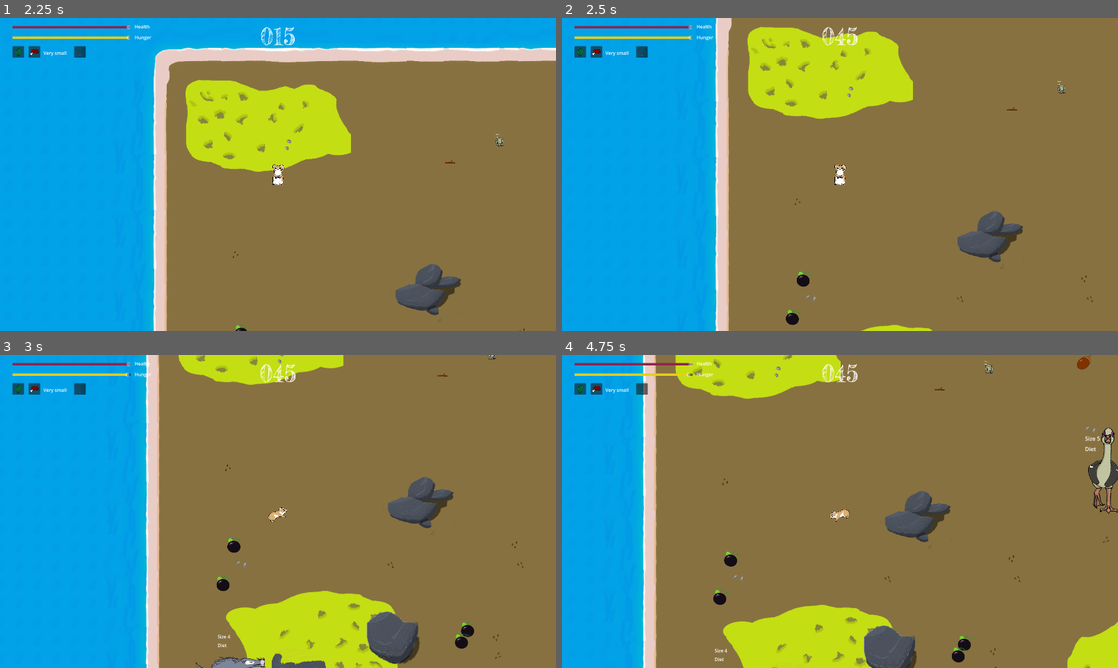
Above: before the commit, frames 1-4 (two rows, left to right).
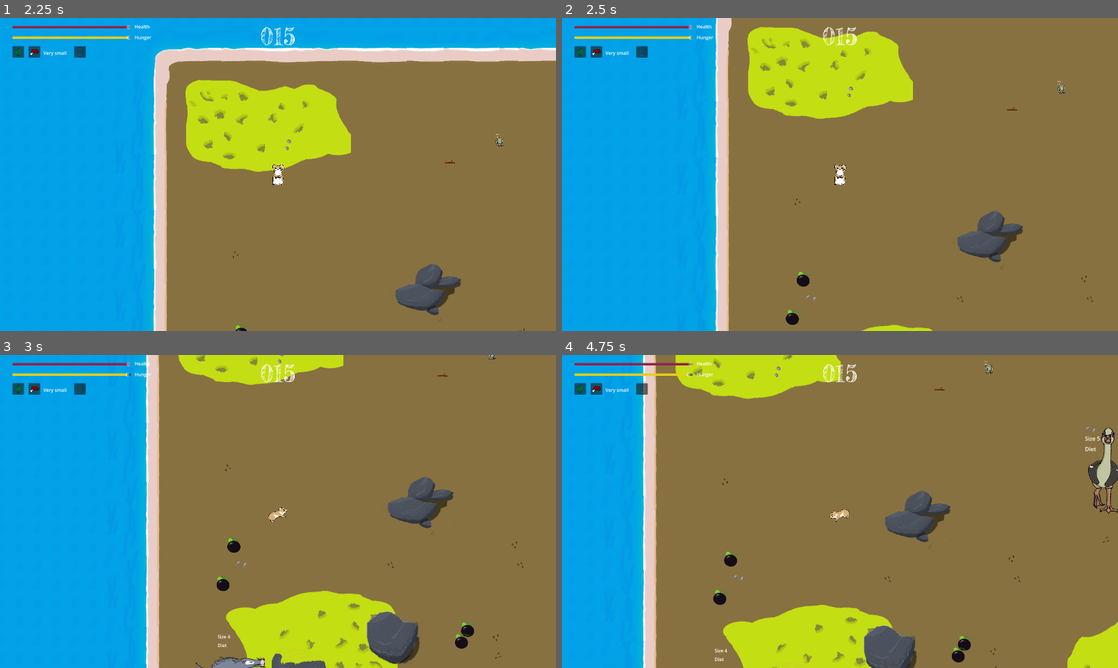
Above: after the commit, the same moments.

Repository: nialsiG/GMTK2024
Game: Godot game, scene res://scenes/start_menu.tscn
The game is run twice, just before and just after one commit, with the same random seed, the same clock (stepped at 60 frames per second) and the same inputs. The engine's default icon, where the game draws it, is replaced by a stand-in: a white triangle on a blue panel in a dark square.
Inputs:
- Up to frame 1 (2.25 s): click "Start game" at 0.5 s; hold D (move_right) 1.28-2.03 s; tap Space (attack) at 1.35, 2.1 s; hold S (move_down) from 2.03 s (still down)
- Up to frame 2 (2.5 s): keep holding S (move_down)
- Up to frame 3 (3 s): release S (move_down) at 2.78 s; hold D (move_right) from 2.78 s (still down); tap Space (attack) at 2.85 s
- Up to frame 4 (4.75 s): release D (move_right) at 3.53 s; hold W (move_up) 3.53-4.28 s; tap Space (attack) at 3.6, 4.35 s; hold A (move_left) from 4.28 s (still down)

Frame 1 is identical in both runs. In frame 2, 0.2% of the frame differs, in the area x 46-54%, y 2-9%; in frame 3, 0.2%; in frame 4, 0.3%, in the area x 46-96%, y 0-9%.

Commit message:
Feature: meat now scale with animal size Feature: player now has a death sound Fix: consumable eaten by other animals doesn't count as player's anymore

Diff:
--- a/Gmtk 2024/scenes/Animals/Tyto.tscn
+++ b/Gmtk 2024/scenes/Animals/Tyto.tscn
@@ -25,7 +25,6 @@
 sprite_frames = ExtResource("2_88tv6")
 animation = &"Idle_Up"
 
-
 [node name="CollisionShape2D" parent="Area2D" index="0"]
 shape = SubResource("CircleShape2D_0nywd")
 
--- a/Gmtk 2024/scenes/Meat.tscn
+++ b/Gmtk 2024/scenes/Meat.tscn
@@ -1,7 +1,7 @@
 [gd_scene load_steps=4 format=3 uid="uid://cywd70131l8lq"]
 
 [ext_resource type="Script" path="res://scenes/Meat.gd" id="1_2yvev"]
-[ext_resource type="Texture2D" uid="uid://b6yl3g72eph12" path="res://assets/sprites/Other/Meat.png" id="1_f0yy0"]
+[ext_resource type="Texture2D" uid="uid://dljljj4i3yhoc" path="res://assets/sprites/Icons/IconDietCarnivore.png" id="2_secbd"]
 
 [sub_resource type="CircleShape2D" id="CircleShape2D_8ebpw"]
 radius = 30.0
@@ -15,7 +15,6 @@
 shape = SubResource("CircleShape2D_8ebpw")
 
 [node name="Sprite2D" type="Sprite2D" parent="."]
-scale = Vector2(0.3, 0.3)
-texture = ExtResource("1_f0yy0")
+texture = ExtResource("2_secbd")
 
 [connection signal="body_entered" from="." to="." method="OnBodyEntered"]
--- a/Gmtk 2024/scenes/player.tscn
+++ b/Gmtk 2024/scenes/player.tscn
@@ -1,8 +1,9 @@
-[gd_scene load_steps=6 format=3 uid="uid://c3mp8p0p305a3"]
+[gd_scene load_steps=7 format=3 uid="uid://c3mp8p0p305a3"]
 
 [ext_resource type="Script" path="res://scripts/player.gd" id="1_8cnlt"]
 [ext_resource type="SpriteFrames" uid="uid://cgwmfc675gf35" path="res://assets/sprites/player.tres" id="2_bg7yk"]
 [ext_resource type="AudioStream" uid="uid://b5jpn4ewu00v5" path="res://assets/Sounds/swing3.wav" id="4_adu8u"]
+[ext_resource type="AudioStream" uid="uid://cn6xb57qsdjot" path="res://assets/Sounds/DeathCry.mp3" id="5_du8i2"]
 [ext_resource type="AudioStream" uid="uid://w8jgorboi33h" path="res://assets/Sounds/Ate.wav" id="7_7nei2"]
 
 [sub_resource type="CapsuleShape2D" id="CapsuleShape2D_ifsr4"]
@@ -38,3 +39,7 @@
 
 [node name="DashSound" type="AudioStreamPlayer" parent="."]
 stream = ExtResource("4_adu8u")
+
+[node name="DeathSound" type="AudioStreamPlayer" parent="."]
+process_mode = 3
+stream = ExtResource("5_du8i2")
--- a/Gmtk 2024/scenes/world.gd
+++ b/Gmtk 2024/scenes/world.gd
@@ -133,6 +133,7 @@
 	var meat = meatPackedScene.instantiate()
 	meat.foodValue = animal.GetFoodValue()
 	meat.position = animal.position
+	meat.scale = Vector2.ONE * animal.GetFoodValue() / 25
 	meat.connect("Eaten", OnEatenConsumable)
 	var deadAnimalIndex = _getAnimalIndex(animal)
 	_currentAnimals.remove_at(deadAnimalIndex)
--- a/Gmtk 2024/scripts/consumable.gd
+++ b/Gmtk 2024/scripts/consumable.gd
@@ -16,5 +16,6 @@
 	var animal = body as Animal
 	if (animal.diet != incompatibleDiet):
 		animal.eat(foodValue, foodType)
-		Eaten.emit(foodValue, foodType)
+		if (animal is Player):
+			Eaten.emit(foodValue, foodType)
 		queue_free()
--- a/Gmtk 2024/scripts/player.gd
+++ b/Gmtk 2024/scripts/player.gd
@@ -17,11 +17,13 @@
 var  _speedEvolCoef : float = 1.2
 var _eatingSoundPlayer : AudioStreamPlayer2D
 var _dashSoundPlayer : AudioStreamPlayer
+var _deathSoundPlayer : AudioStreamPlayer
 
 func _ready():
 	sprite = get_node("Sprite2D")
 	_eatingSoundPlayer = get_node("EatingSound")
 	_dashSoundPlayer = get_node("DashSound")
+	_deathSoundPlayer = get_node("DeathSound")
 	current_size = enums.Size.VERYSMALL
 	_invincibilityTimer = get_node("InvincibilityTimer")
 	_invincibilityTimer.connect("timeout", OnIFrameTimeOut)
@@ -142,6 +144,7 @@
 	if (!_isInvincible):
 		AddHealth(-amount)
 		if (currentHealth <= 0):
+			_deathSoundPlayer.play()
 			Died.emit()
 		else:
 			_isInvincible = true
Not shown, added: Gmtk 2024/assets/Sounds/DeathCry.mp3.import
Not shown, changed: .gitignore
Not shown, added: Gmtk 2024/assets/Sounds/DeathCry.mp3
